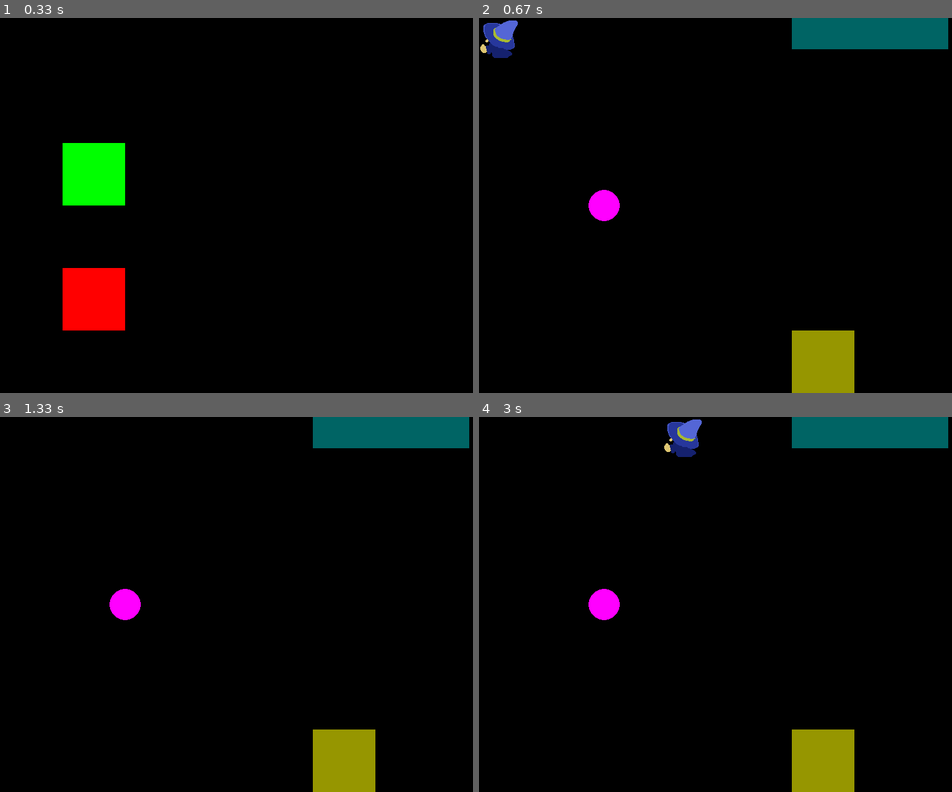
Above: before the commit, frames 1-4 (two rows, left to right).
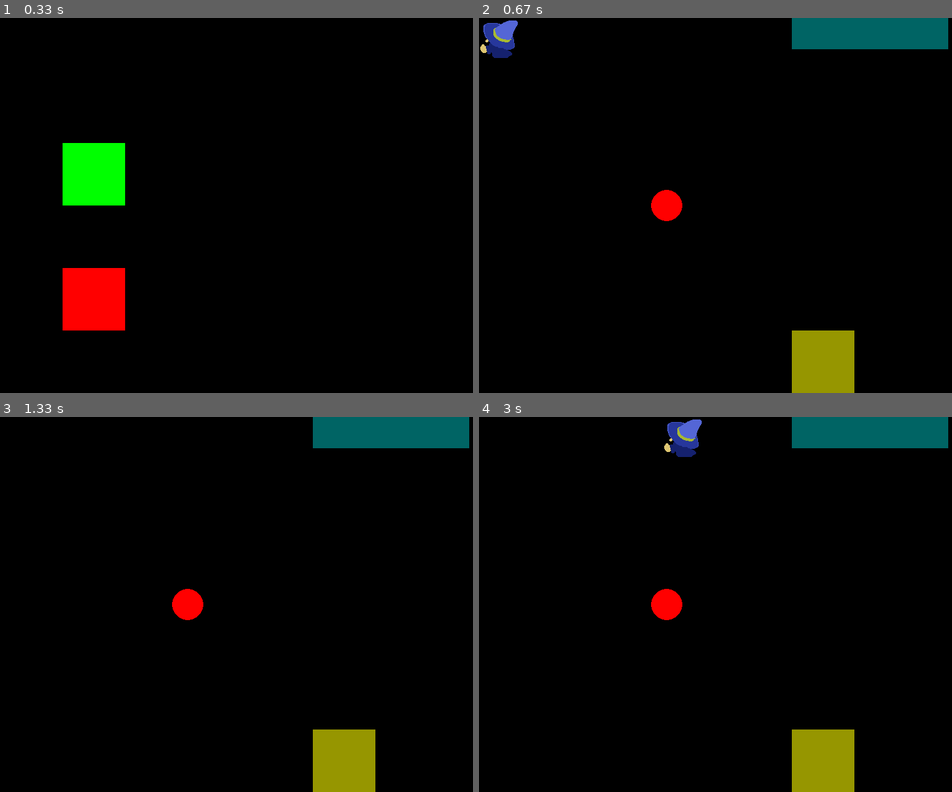
Above: after the commit, the same moments.

Repository: ENorell/zapocalypse
Game: pygame game, started from main_pygame.py
Same seed, same stepped clock (60 frames per second), same inputs: the game is played once before the commit and once after it.
Inputs (mouse positions are in pixels of both pictures, inside the frame that each line leads up to):
- Up to frame 1 (0.33 s): no input
- Up to frame 2 (0.67 s): click (573, 175) at 0.38 s
- Up to frame 3 (1.33 s): hold Right 0.67-1.13 s; hold Up from 1.17 s (still down)
- Up to frame 4 (3 s): release Up at 1.47 s; hold Down 2.57-2.87 s; hold Left from 2.9 s (still down)

Frame 1 is identical in both runs. In frame 2, 0.8% of the frame differs, in the area x 23-43%, y 45-55%; in frame 3, 0.8%; in frame 4, 0.8%.

Commit message:
Cleaned up around the domain and introduced domain events

Diff:
--- /dev/null
+++ b/domain/events.py
@@ -0,0 +1,12 @@
+from dataclasses import dataclass
+from abc import ABC
+
+
+class Event(ABC): ...
+
+
+@dataclass(frozen=True)
+class Collision(Event): ...
+
+@dataclass(frozen=True)
+class OrbPickup(Event): ...
--- a/domain/model.py
+++ b/domain/model.py
@@ -5,8 +5,9 @@
 from datetime import timedelta
 import math
 import random
+from abc import ABC, abstractmethod
 
-from abc import ABC, abstractmethod
+import domain.events as events
 
 
 class WorldVector(NamedTuple):
@@ -22,30 +23,6 @@
     THUNDER = auto()
 
 
-# spell_book = {
-#     {Element.FIRE, Element.WIND, Element.THUNDER}: "fire storm",
-#     (Element.FIRE, Element.FIRE, Element.WIND): "Fire Tornado"
-# }
-
-class Spell(ABC):
-    @abstractmethod
-    def execute(self) -> None: ...
-
-class CreateWall(Spell):
-    def __init__(self, caster, level):
-        self._caster = caster
-        self._level = level
-    def execute(self) -> None:
-        self._level.spawn_wall(self._caster.position)
-
-class FireBall(Spell):
-    def __init__(self, caster, level):
-        self._caster = caster
-        self._level = level
-    def execute(self) -> None:
-        self._level.spawn("fire", self._caster.position, self._caster.facing_direction)
-
-
 @dataclass(frozen=True)
 class ElementOrb:
     element: Element
@@ -59,100 +36,18 @@
         #health
         self.position = position
         self._elements = deque(elements or [], self.max_no_elements)
+        self.events: list[events.Event] = []
 
     def get_speed(self) -> float:
         """Return speed after effects etc."""
         return self.base_run_speed
 
-    def try_give_element(self, element: Element) -> bool:
-        if len(self._elements) >= self.max_no_elements:
-            return False
-        self._elements.append(element)
-        return True
+    @property
+    def elements(self) -> list[Element]:
+        return list(self._elements)
 
     def give_element(self, element: Element):
         self._elements.appendleft(element)
-
-
-class Command(ABC):
-    was_successful = False
-    @abstractmethod
-    def execute(self): ...
-
-class Move(Command):
-    def __init__(self, player: Player, direction: WorldVector, duration: timedelta) -> None:
-        self._player = player
-        self._direction = direction
-        self._duration = duration
-
-        self.was_successful = False
-
-    @property
-    def target_position(self) -> WorldVector:
-        distance = self._player.get_speed() * self._duration.total_seconds()
-        magnitude = math.hypot(*self._direction)
-        return magnitude and WorldVector(
-            self._player.position.x + (self._direction.x / magnitude * distance),
-            self._player.position.y + (self._direction.y / magnitude * distance),
-        ) or WorldVector(0, 0)
-
-    def __enter__(self):
-        pass
-
-    def __exit__(self):
-        pass
-
-    def execute(self) -> None:
-        self._player.position = self.target_position
-        self.was_successful = True
-
-    def undo(self) -> None:
-        pass
-
-
-def command_move(player, target, walls) -> None:
-    if touches(target, *walls):
-        return
-    player.position = target
-
-class HasPosition(Protocol):
-    position: WorldVector
-
-def touches(target: WorldVector, *others: HasPosition) -> bool:
-    return any(
-        math.dist(other.position, target) < 1
-        for other in others
-    )
-
-def pickup_orb(player, orbs: list[ElementOrb]) -> None:
-    touching_orb = next(
-            (
-                orb for orb in orbs
-                if touches(orb.position, player)
-            ),
-            None
-        )
-    if not touching_orb: return
-    orbs.remove(touching_orb)
-    player.give(touching_orb)
-
-class PickupOrb(Command):
-    def __init__(self, player: Player, orbs: list[ElementOrb]):
-        self._player = player
-        self._orbs = orbs
-
-    def execute(self) -> None:
-        touching_orb = next(
-            (
-                orb for orb in self._orbs
-                if touches(orb.position, self._player)
-            ),
-            None
-        )
-        if not touching_orb: return
-        self._orbs.remove(touching_orb)
-        self._player.give(touching_orb)
-        self.was_successful = True
 
 
 @dataclass(frozen=True)
@@ -161,83 +56,74 @@
 
 
 class Level:
-    def __init__(self, player: Player, walls: list[Wall], orbs: list[ElementOrb]):
-        self._player = player
+    def __init__(self, walls: list[Wall], orbs: Optional[list[ElementOrb]] = None):
         self._walls = walls
-        self._orbs: list[ElementOrb] = orbs
+        self._orbs: list[ElementOrb] = orbs or []
+        self.events: list[events.Event] = []
 
     @property
-    def player(self) -> Player:
-        return self._player
-
-    def get_walls(self) -> list[Wall]:
+    def walls(self) -> list[Wall]:
         return list(self._walls)
 
-    def get_orbs(self) -> list[ElementOrb]:
+    @property
+    def orbs(self) -> list[ElementOrb]:
         return list(self._orbs)
 
-    def _collides_with_wall(self, target: WorldVector) -> bool:
+    def collides_with_wall(self, target: WorldVector) -> bool:
         return any(
             math.dist(collide_entity.position, target) < 1
             for collide_entity in self._walls
         )
 
-    def push_player(self, direction: WorldVector, distance: float) -> None:
-        current_x, current_y = self._player.position
-        move_x, move_y = direction
-        target_position = WorldVector(current_x + move_x * distance, current_y + move_y * distance)
-        if not self._collides_with_wall(target_position):
-            self._player.position = target_position
+    def get_touching_orb(self, target: WorldVector) -> Optional[ElementOrb]:
+        return next(
+            (
+                orb for orb in self._orbs
+                if math.dist(orb.position, target) < 1
+            ),
+            None
+        )
 
-    def push(self, direction: WorldVector, duration: timedelta):
-        current_x, current_y = self._player.position
-        move_x, move_y = direction
-        distance = self._player.get_current_speed() * duration.total_seconds() / math.hypot(*direction)
-        target_position = WorldVector(current_x + move_x * distance, current_y + move_y * distance)
-        if not self._collides_with_wall(target_position):
-            self._player.position = target_position
+    def remove_orb(self, orb: ElementOrb) -> None:
+        self._orbs.remove(orb)
 
     def spawn_orb(self) -> None:
         self._orbs.append(
             ElementOrb(
                 element=random.choice(list(Element)),
-                position=WorldVector(2,3),
+                position=WorldVector(2, 3),
             )
         )
 
-    def get_touching_orb(self) -> Optional[ElementOrb]:
-        return next(
-            (
-                orb for orb in self._orbs
-                if math.dist(orb.position, self._player.position) < 1
-            ),
-            None
-        )
 
-    def can_pickup_orb(self) -> bool:
-        return bool(self.get_touching_orb())
+def move(player: Player, target: WorldVector, level: Level) -> None:
+    if level.collides_with_wall(target):
+        player.events.append(events.Collision())
+        return
 
-    def do_pickup_orb(self) -> None:
-        assert (orb := self.get_touching_orb())
-        self._player.give_element(orb.element)
-        self._orbs.remove(orb)
+    if orb := level.get_touching_orb(target):
+        level.remove_orb(orb)
+        player.give_element(orb.element)
+        player.events.append(events.OrbPickup())
 
-    def try_pickup_orb(self) -> bool:
-        """Attempts to pick up an orb, returns a boolean to signal success or not"""
-        if orb:=self.get_touching_orb():
-            if self._player.try_give_element(orb.element):
-                self._orbs.remove(orb)
-                return True
-        return False
+    player.position = target
 
 
-class Physics:
-    def __init__(self, walls: list[Wall], player: Player) -> None:#entities: list[Wall | Player]):
-        self._walls = walls #level?
-        self._player = player
 
-    def has_collision(self, target: WorldVector) -> bool:
-        return any(
-            math.dist(collide_entity.position, target) < 1
-            for collide_entity in self._walls
-        )
+
+class Spell(ABC):
+    #@abstractmethod
+    def execute(self) -> None: ...
+
+class FireStorm(Spell): ...
+
+
+spell_book = {
+    (Element.FIRE, Element.WIND, Element.THUNDER): "fire storm",
+    (Element.FIRE, Element.FIRE, Element.WIND): "Fire Tornado",
+    (Element.WIND, Element.WIND, Element.FIRE): FireStorm()
+}
+
+def conjure_spell(elements: list[Element]) -> Optional[Spell]:
+    spell_ingredients: tuple[Element, Element, Element] = tuple(elements[:3])
+    return spell_book.get(spell_ingredients)
--- a/interactors/scenes/fight_scene.py
+++ b/interactors/scenes/fight_scene.py
@@ -1,43 +1,48 @@
 import math
+from typing import Optional
 
-from domain.model import WorldVector, Level
-from interactors.presenter_model import PlayerModel, WallModel, OrbModel, OrbSlots
+from domain.model import WorldVector, Level, Player, move
+from interactors.presenter_model import PlayerModel, WallModel, OrbModel, OrbSlots, PresenterModel
 from interactors.scene import Scene, Presenter, UserInput
 
 
-def input_direction(user_input: UserInput) -> WorldVector:
+def _get_move_target(player: Player, user_input: UserInput) -> Optional[WorldVector]:
     x = user_input.right - user_input.left
     y = user_input.down - user_input.up
-    magnitude = math.hypot(x,y)
-    return magnitude and WorldVector(
-        x/magnitude,
-        y/magnitude,
-    ) or WorldVector(0,0)
+    magnitude = math.hypot(x, y)
+    distance = player.get_speed() * user_input.delta_time.total_seconds()
+    if not distance or not magnitude:
+        return None
+
+    return WorldVector(
+        player.position.x + x * distance / magnitude,
+        player.position.y + y * distance / magnitude,
+    )
 
 
 class FightScene(Scene):
-    def __init__(self, presenter: Presenter, world_repository: Level):
-        self.level = world_repository
+    def __init__(self, presenter: Presenter, player: Player, level: Level):
         self._presenter = presenter
+        self._level = level
+        self._player = player
 
     def update(self, user_input: UserInput) -> None:
-
-        player = self.level.player
-        distance = player.get_speed() * user_input.delta_time.total_seconds()
-
-        self.level.push_player(direction=input_direction(user_input), distance=distance)
-        if pickup_effect := self.level.can_pickup_orb():
-            self.level.do_pickup_orb()
+        if move_target := _get_move_target(self._player, user_input):
+            move(self._player, move_target, self._level)
 
         self._presenter.draw([
-            PlayerModel(id(player), position=player.position),
-            *(
-                WallModel(id(wall), position=wall.position)
-                for wall in self.level.get_walls()
-            ),
-            *(
-                OrbModel(id(orb), element=orb.element, position=orb.position)
-                for orb in self.level.get_orbs()
-            ),
-            OrbSlots(list(player._elements))
+            PlayerModel(id(self._player), position=self._player.position),
+            *self._get_level_presenter_models(),
+            OrbSlots(self._player.elements)
         ])
+
+    def _get_level_presenter_models(self) -> list[PresenterModel]:
+        wall_models = [
+            WallModel(id(wall), position=wall.position)
+            for wall in self._level.walls
+        ]
+        orb_models = [
+            OrbModel(id(orb), element=orb.element, position=orb.position)
+            for orb in self._level.orbs
+        ]
+        return wall_models + orb_models
--- a/interface/pixel/render_model.py
+++ b/interface/pixel/render_model.py
@@ -44,7 +44,7 @@
     radius: int
     color: RGB
 
-Asset = ImageAsset | BoxAsset
+Asset = ImageAsset | BoxAsset | CircleAsset
 
 
 @dataclass
--- a/main_pygame.py
+++ b/main_pygame.py
@@ -1,4 +1,4 @@
-from domain.model import Player, WorldVector, Level, Wall
+from domain.model import Player, WorldVector, Level, Wall, ElementOrb, Element
 from interactors.scenes.start_menu import StartMenu
 from interactors.scenes.fight_scene import FightScene
 from interactors.scene import SceneChoice
@@ -14,30 +14,18 @@
     presenter = PixelPresenter(
         screen_size=PixelVector(800, 600),
         assets=load_asset_map()
-        # {
-        #     Graphic.START_GAME_BUTTON: BoxAsset(size=PixelVector(100, 100), color=RGB(0,255,0), text=Text("START")),
-        #     Graphic.QUIT_GAME_BUTTON: BoxAsset(size=PixelVector(100, 100), color=RGB(255,0,0)),
-        #     Graphic.PLAYER: ImageAsset(file=Path("assets/wizard.png"), size=PixelVector(100, 100)),
-        #     Graphic.WALL: BoxAsset(size=PixelVector(100, 100), color=RGB(150,150,0)),
-        #     Graphic.ORB: BoxAsset(size=PixelVector(75, 75), color=RGB(0,0,255)),
-        #     Graphic.FIRE_ORB_SLOT: CircleAsset(radius=25, color=RGB(255, 0, 0)),
-        #     Graphic.WATER_ORB_SLOT: CircleAsset(radius=25, color=RGB(0, 0, 255)),
-        #     Graphic.EMPTY_ORB_SLOT: CircleAsset(radius=25, color=RGB(0, 0, 0)),
-        #     Graphic.ORB_SLOT_BACKGROUND: BoxAsset(size=PixelVector(250, 50), color=RGB(0, 100, 100)),
-        # }
     )
 
-    world_repository = Level(
-        Player(position=WorldVector(0, 0)),
+    player = Player(position=WorldVector(0, 0))
+    level = Level(
         [Wall(WorldVector(5, 5))],
-        []
+        [ElementOrb(Element.FIRE, WorldVector(3, 3))]
     )
-    world_repository.spawn_orb()
 
     state_machine = StateMachine(
         scenes={
             SceneChoice.START_MENU: StartMenu(presenter),
-            SceneChoice.FIGHT: FightScene(presenter, world_repository)
+            SceneChoice.FIGHT: FightScene(presenter, player, level)
         },
         start_scene=SceneChoice.START_MENU
     )
--- a/tests/test_domain.py
+++ b/tests/test_domain.py
@@ -1,72 +1,46 @@
 from unittest import TestCase
 from datetime import timedelta
 
-from domain.model import Player, WorldVector, Wall, Level, ElementOrb, Element, Physics, FireBall, Move
+from domain.model import Player, WorldVector, Wall, Level, ElementOrb, Element, FireStorm, move, conjure_spell
+import domain.events as events
 
 
 class TestCollisions(TestCase):
     def test_can_move_next_to_wall(self) -> None:
         player = Player(WorldVector(1, 1))
-        wall = Wall(WorldVector(2, 1))
+        level = Level([Wall(WorldVector(2, 1))])
 
-        world = Level(player, [wall], [])
+        move(player, WorldVector(1, 2), level)
 
-        world.push_player(WorldVector(0, 1), distance=1)
+        self.assertNotIn(events.Collision(), player.events)
         self.assertEqual(player.position, (1, 2))
 
-    def test_no_collision(self) -> None:
-        player = Player(WorldVector(1, 1))
-        wall = Wall(WorldVector(2, 1))
-        physics = Physics([wall], player)
+    def test_wall_collision(self) -> None:
+        player = Player(WorldVector(0, 0))
+        level = Level(walls=[Wall(target := WorldVector(1, 0))])
 
-        delta_time = timedelta(seconds=1)
-        direction = WorldVector(1, 0)
+        move(player, target, level)
 
-        target = player.get_run_target(direction, delta_time)
-        self.assertFalse(physics.has_collision(target))
-        player.move_to(target)
-
-    def test_move_command(self):
-        player = Player(WorldVector(1, 1))
-        wall = Wall(WorldVector(2, 1))
-
-        with Move(player, WorldVector(1,0), timedelta(seconds=1)) as cmd:
-            if not cmd.collides_with(wall): cmd.execute()
-
-        cmd = Move(player, WorldVector(1,0), timedelta(seconds=1))
-        if not cmd.collides_with(wall): cmd.execute()
-
-        if cmd:=Move(player, WorldVector(1,0), timedelta(seconds=1)) and not cmd.collides_with(wall):
-            cmd.execute()
+        self.assertIn(events.Collision(), player.events)
+        self.assertEqual(player.position, WorldVector(0, 0))
 
 
-    def test_cant_move_into_wall(self) -> None:
-        player = Player(WorldVector(1.1,1))
-        wall = Wall(WorldVector(2,1))
+class TestPickupOrb(TestCase):
+    def test_orb_pickup(self) -> None:
+        player = Player(WorldVector(0, 0))
+        level = Level(walls=[], orbs=[ElementOrb(Element.WIND, target:=WorldVector(1, 0))])
 
-        world = Level(player, [wall], [])
+        move(player, target, level)
 
-        world.push_player(WorldVector(1, 0), distance=1)
-        self.assertEqual(player.position, (1.1,1))
-
-
-    def test_pick_up_orb(self) -> None:
-        player = Player(WorldVector(0, 0))
-        world = Level(player, [], orbs=[ElementOrb(Element.WIND, WorldVector(1, 0))])
-        world.push_player(WorldVector(1, 0), distance=1)
-
-        self.assertTrue(world.can_pickup_orb())
-        world.do_pickup_orb()
-
+        self.assertIn(events.OrbPickup(), player.events)
         self.assertIn(Element.WIND, player._elements)
-        self.assertNotIn(Element.WIND, world._orbs)
 
 
 class TestSpells(TestCase):
-    def test_cast_spell(self):
-        player = Player(WorldVector(1.1, 1))
-        wall = Wall(WorldVector(2, 1))
+    def test_create_spell(self):
+        elements = [Element.WIND, Element.WIND, Element.FIRE]
 
-        spell = FireBall()
-
-        cast(spell, player)
+        self.assertIsInstance(
+            conjure_spell(elements),
+            FireStorm
+        )
--- a/tests/test_interactors.py
+++ b/tests/test_scenes.py
@@ -1,3 +1,4 @@
+from datetime import timedelta
 from unittest import TestCase, mock, main
 
 from interactors.presenter_model import QuitButton, StartButton, PlayerModel, OrbSlots
@@ -40,20 +41,29 @@
 
 
 class TestFight(TestCase):
-    def test_walk_input(self) -> None:
-        player = Player(WorldVector(1, 0))
-        level = Level(player, walls=[], orbs=[])
+    def _player_position_from_mock(self, draw_mock: mock.Mock) -> WorldVector:
+        match draw_mock.call_args:
+            case [[PlayerModel(_, position), OrbSlots(_)]], _:
+                return position
+            case [args], _:
+                self.fail(f"Couldn't extract position from {args}")
+            case catchall:
+                self.fail(f"Unrecognized structure: {catchall}")
+
+    def test_player_moves_to_the_right_when_pressed(self) -> None:
+        player = Player(WorldVector(starting_x:=1, 0))
+        level = Level(walls=[], orbs=[])
         presenter = mock.create_autospec(Presenter)
-        scene = FightScene(presenter, level)
-        user_input = UserInput(right=True)
+        scene = FightScene(presenter, player, level)
+        user_input = UserInput(right=True, delta_time=timedelta(seconds=1))
 
         scene.update(user_input)
 
-        presenter.draw.assert_called_once_with([
-            PlayerModel(id=id(player), position=WorldVector(1.0, 0.0)),
-            OrbSlots(elements=[])
-        ])
+        self.assertGreater(new_x:=self._player_position_from_mock(presenter.draw).x, starting_x)
 
+        scene.update(user_input)
+
+        self.assertGreater(self._player_position_from_mock(presenter.draw).x, new_x)
 
 
 if __name__ == "__main__":
Not shown, changed: .gitignore
